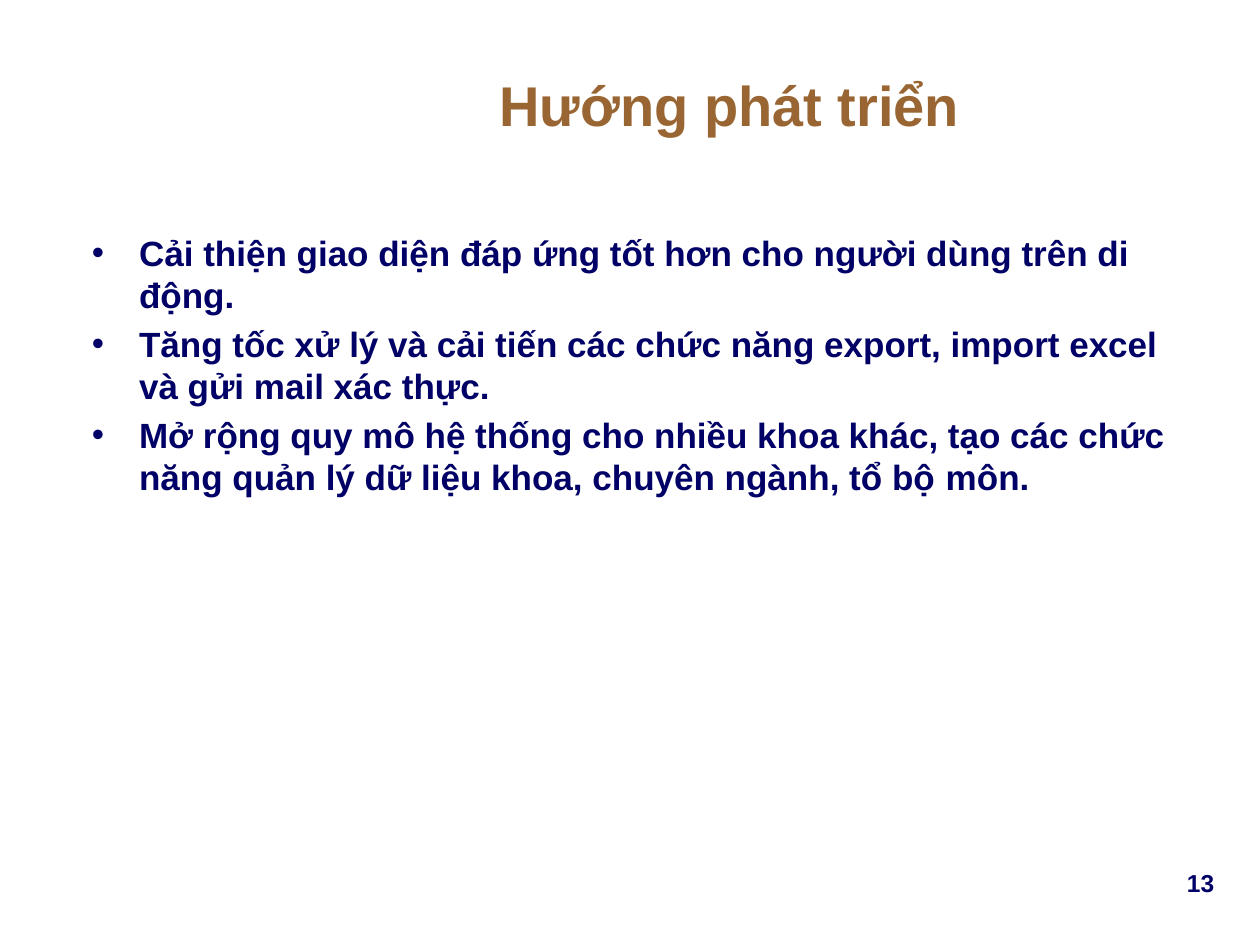
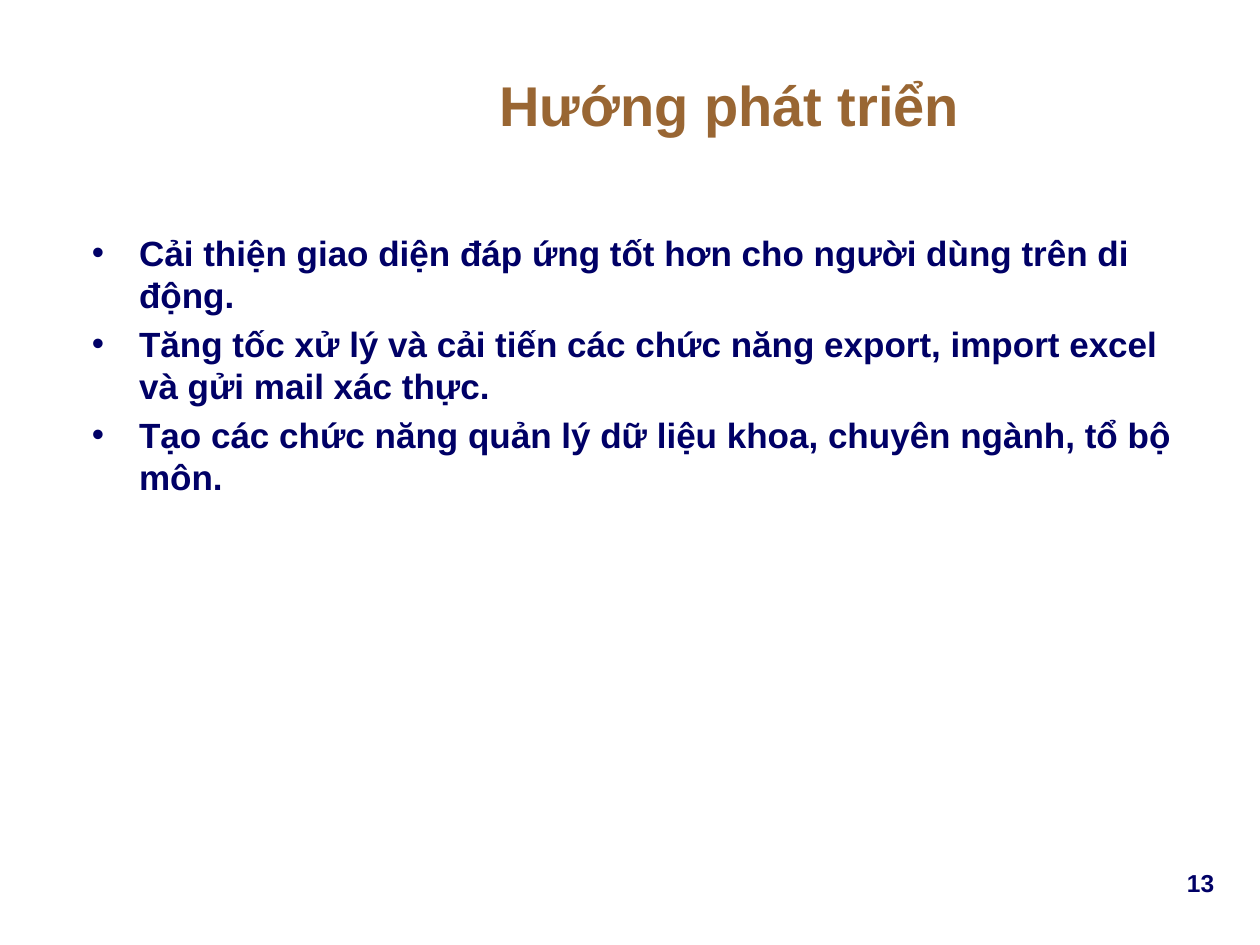
Before and after one commit to Webdien123/diem_danh_rfid, a slide deck: slide 13 of Docs/Report/DD_RFID_FinalReport_v1.0.1.pptx. Drawn at 1260x945 pixels with LibreOffice and Linux fonts; fonts in the diff are those of the drawing; background and template pictures are left out. Boxes give left, top, right and bottom in pixels: in the first picture for what was removed or moved away, otherwise in the second. Text is boxed around its words. In the diff, an @@ line names an element or a change of style, - is before the commit and + after.

```diff
--- a/Docs/Report/DD_RFID_FinalReport_v1.0.1.pptx
+++ b/Docs/Report/DD_RFID_FinalReport_v1.0.1.pptx
@@ text at (139, 420, 1171, 491): text changed @@
-• Mở rộng quy mô hệ thống cho nhiều khoa khác, tạo các chức năng quản lý dữ liệu khoa, chuyên ngành, tổ bộ môn.
+• Tạo các chức năng quản lý dữ liệu khoa, chuyên ngành, tổ bộ môn.
```
Also in this commit, not shown: 1 other slide changed, 4 other files.
